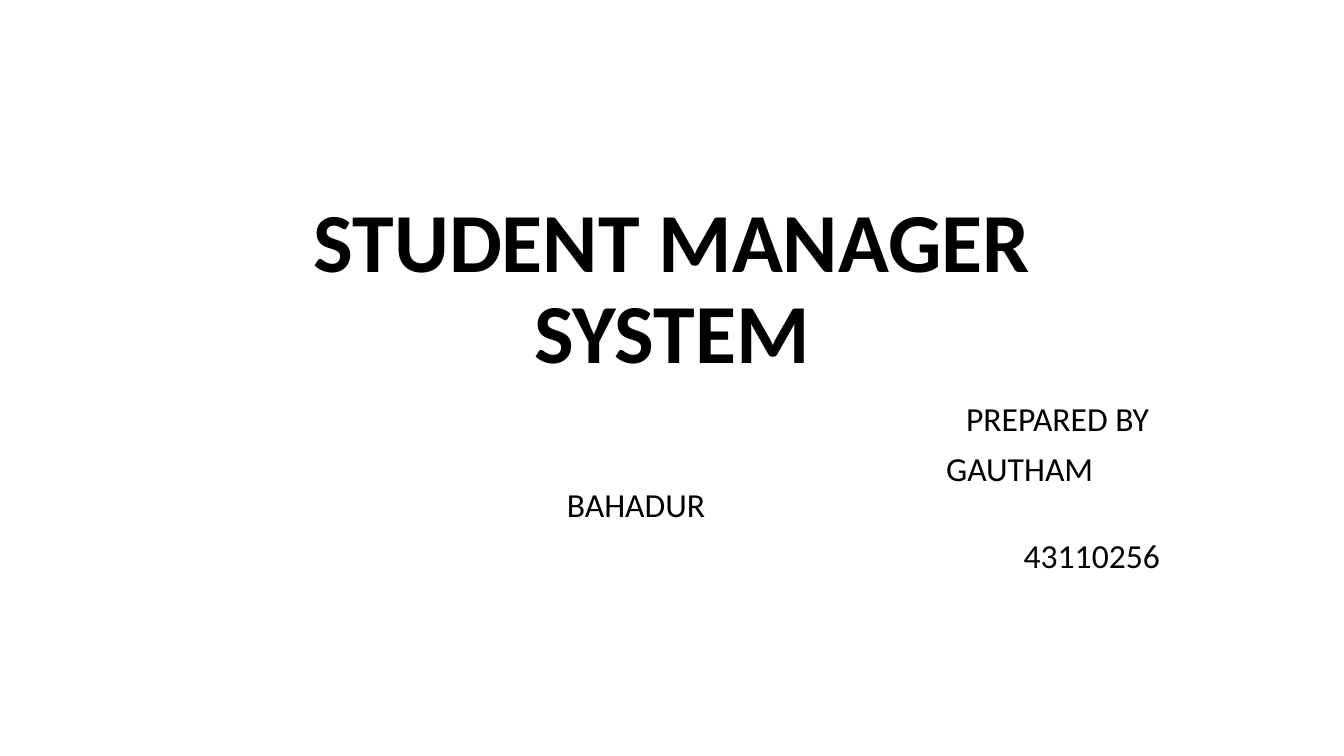
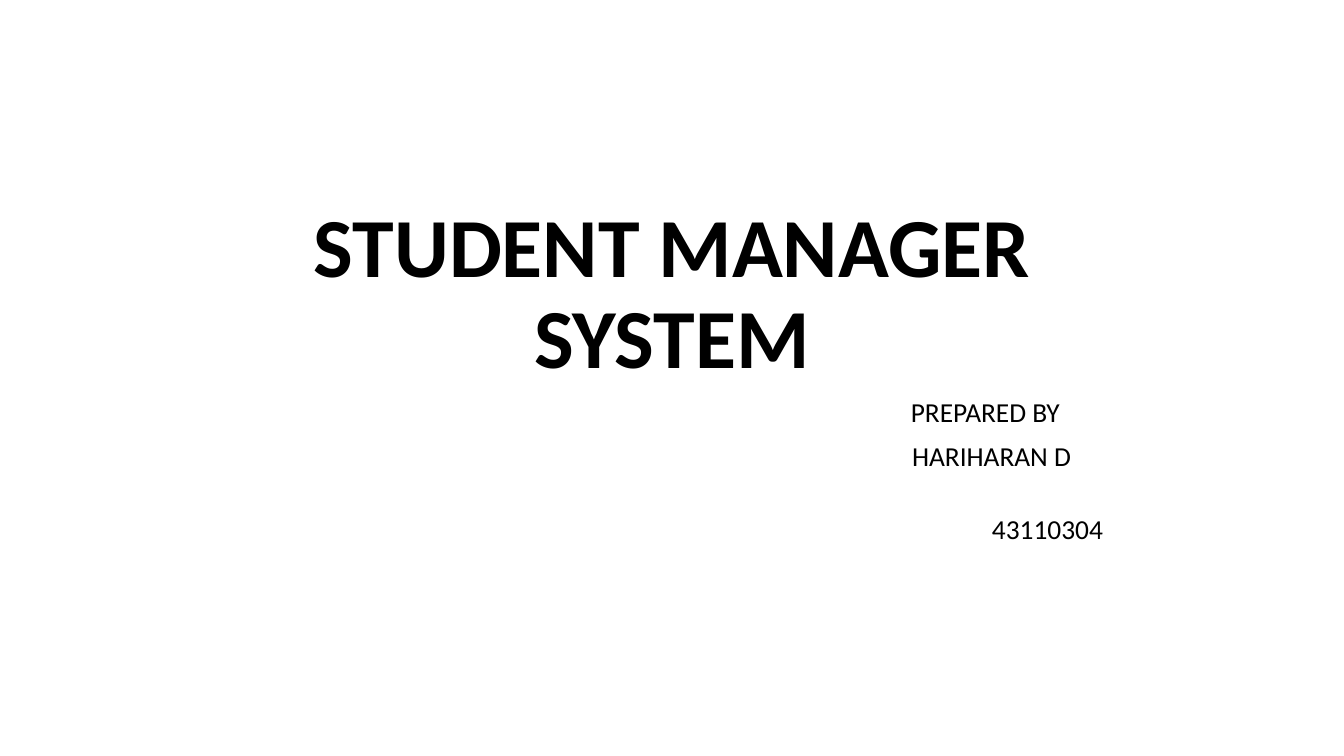
Before and after one commit to HydraHari/Student-manager-system, a slide deck: slide 1 of HARIHARAN.pptx. Drawn at 1344x756 pixels with LibreOffice and Linux fonts; fonts in the diff are those of the drawing. Boxes give left, top, right and bottom in pixels: in the first picture for what was removed or moved away, otherwise in the second. Text is boxed around its words. In the diff, an @@ line names an element or a change of style, - is before the commit and + after.

```diff
--- a/HARIHARAN.pptx
+++ b/HARIHARAN.pptx
@@ title "STUDENT MANAGER SYSTEM": place and size @@
-title "STUDENT MANAGER SYSTEM" at (314,217,1030,364)
+title "STUDENT MANAGER SYSTEM" at (314,222,1030,369)
@@ subtitle "PREPARED BY": place and size @@
-subtitle "PREPARED BY" at (946,409,1160,569)
+subtitle "PREPARED BY" at (911,404,1103,540)
@@ subtitle at (911,404,1060,422): size 24 to 19.6 pt in "PREPARED BY" @@
@@ subtitle at (912,448,1103,540): text changed; size 24 to 19.6 pt @@
-GAUTHAM BAHADUR
-43110256
+HARIHARAN D
+43110304
```
Also in this commit, not shown: 3 other slides changed.
